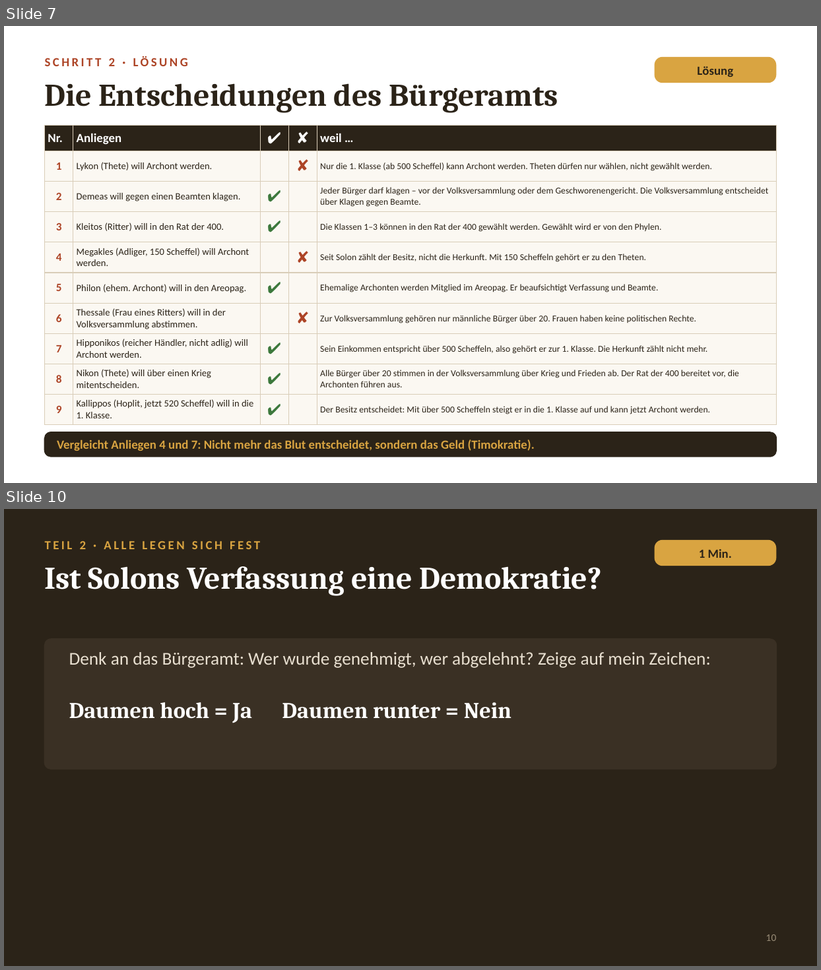
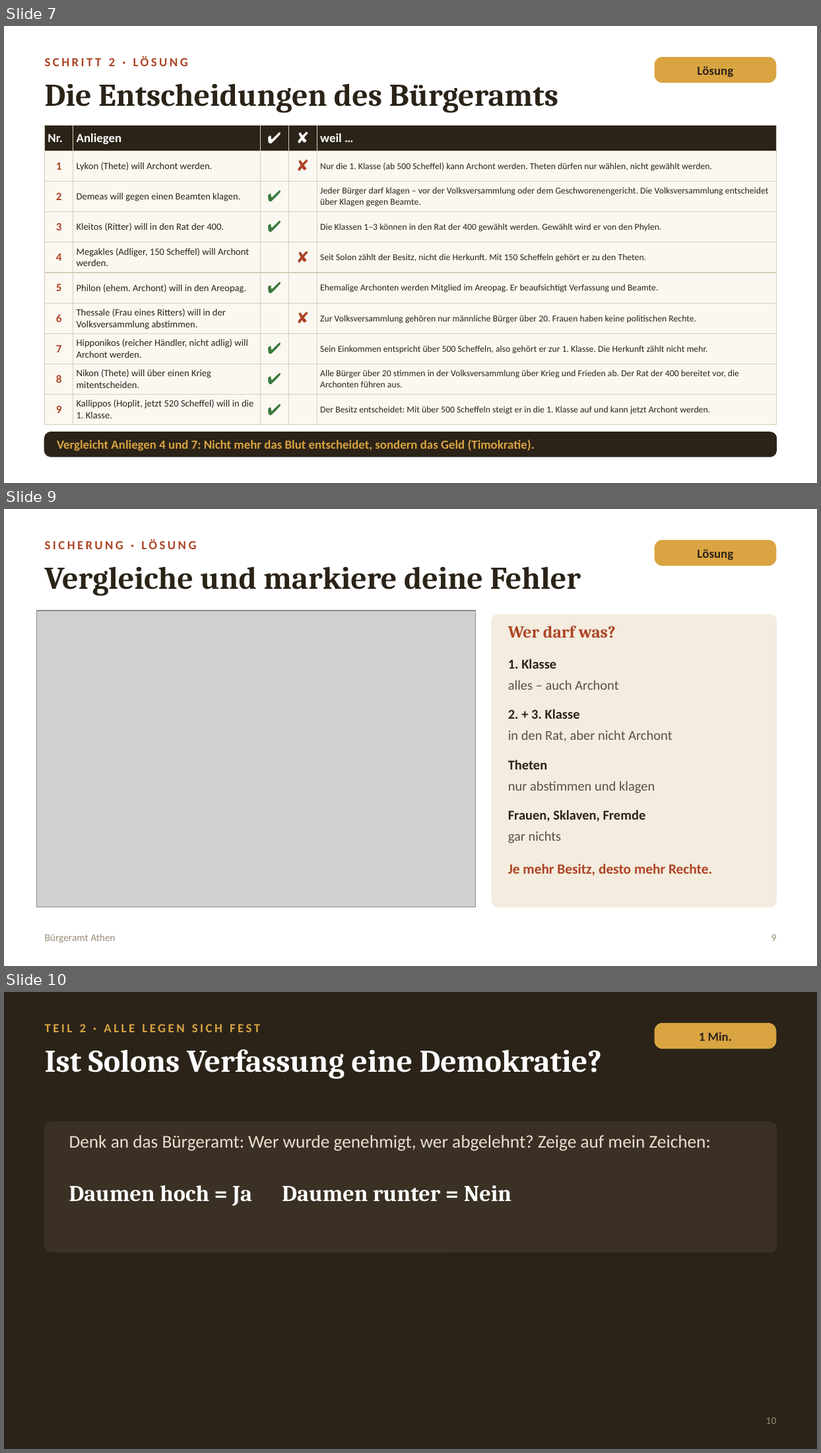
Before and after one commit to golzkonstantin-gif/Schule, a slide deck: Geschichte_11/Stunde_Buergeramt_Athen/Folien_Buergeramt_Athen.pptx. Shown one above the other, each under a label of ours: slides 7 and 10 before the commit, slides 7, 9 and 10 after it; the slides between them are not shown. The pictures are 821x970 and 821x1453 pixels, drawn with LibreOffice and Linux fonts; fonts in the diff are those of the drawing; grey boxes stand for pictures. Boxes give left, top, right and bottom in pixels: in the first picture for what was removed or moved away, otherwise in the second. Text is boxed around its words. In the diff, an @@ line names an element or a change of style, - is before the commit and + after.

```diff
--- a/Geschichte_11/Stunde_Buergeramt_Athen/Folien_Buergeramt_Athen.pptx
+++ b/Geschichte_11/Stunde_Buergeramt_Athen/Folien_Buergeramt_Athen.pptx
@@ slide 9 added at (4,509,817,966), background #FFFFFF @@
@@ text added at (45,539,196,549), 11 pt, text #AD4426, bold @@
+SICHERUNG · LÖSUNG
@@ rounded rectangle added at (655,540,776,566), fill #D9A441, 11 pt, text #2B2318, bold @@
+Lösung
@@ text added at (45,566,582,596), 28 pt, text #2B2318, bold @@
+Vergleiche und markiere deine Fehler
@@ picture added at (36,611,476,908) @@
@@ rounded rectangle added at (492,615,776,908), fill #F4ECDE, outline #F4ECDE 1 pt @@
@@ text added at (508,626,616,638), 15 pt, text #AD4426, bold @@
+Wer darf was?
@@ text added at (508,659,556,669), 12 pt, text #2B2318, bold @@
+1. Klasse
@@ text added at (508,681,618,690), 12 pt, text #5A5044 @@
+alles – auch Archont
@@ text added at (508,709,580,719), 12 pt, text #2B2318, bold @@
+2. + 3. Klasse
@@ text added at (508,731,672,742), 12 pt, text #5A5044 @@
+in den Rat, aber nicht Archont
@@ text added at (508,760,548,770), 12 pt, text #2B2318, bold @@
+Theten
@@ text added at (508,782,655,793), 12 pt, text #5A5044 @@
+nur abstimmen und klagen
@@ text added at (508,810,646,822), 12 pt, text #2B2318, bold @@
+Frauen, Sklaven, Fremde
@@ text added at (508,832,562,844), 12 pt, text #5A5044 @@
+gar nichts
@@ text added at (508,864,712,876), 12.5 pt, text #AD4426, bold @@
+Je mehr Besitz, desto mehr Rechte.
@@ text added at (45,934,116,943), 9 pt, text #998C77 @@
+Bürgeramt Athen
@@ text added at (772,935,777,941), 9 pt, text #998C77 @@
+9
```
Also in this commit, not shown: 1 slide changed, 1 slide removed, 2 other files.
